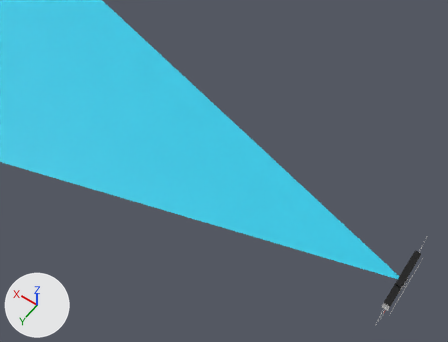
The glTF model assets/props/large_room/LargeProps_Bar.glb, before and after one commit.
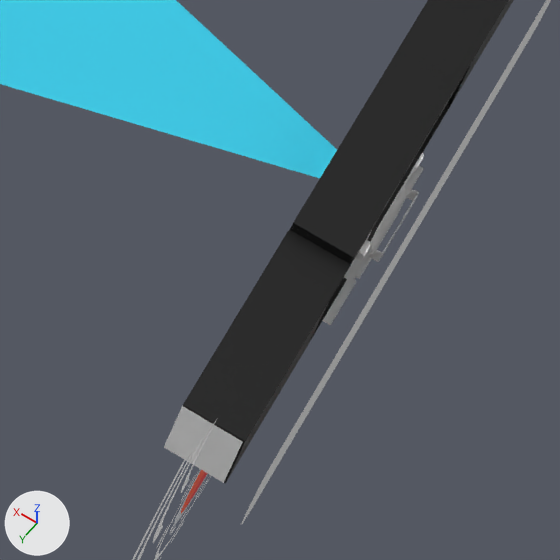
Each version appears first whole from a camera (50 mm lens) standing at (-9.91, 3.32, 6.4) and looking at (-7.34, -0.28, 0.75), and next in a close-up on the part from 81% to 94% of the width and 76% to 93% of the height. Arrows for +X, +Y and +Z are at lower left; the lights stay in place. Where no turn or scale is listed for an object, it has been applied to the vertices. Vertices at the same position are counted once.

Names of what the first close-up shows: 'LargeProps_Bar', 'Range_Bar', 'Shadow_Bar'.
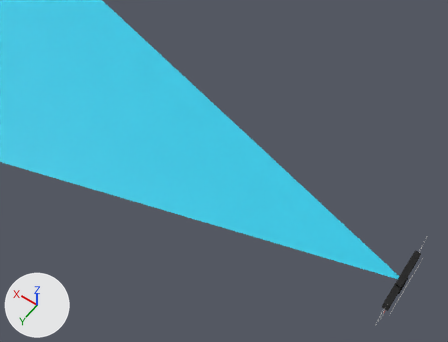
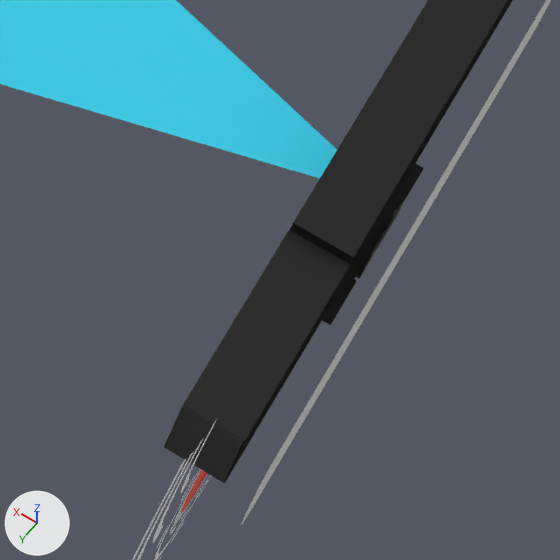
Changed parts and their boxes (x1, y1, x2, y2) in the close-ups (560 x 560 px):
'LargeProps_Bar', surface changed, reshaped (grey to black)
    both: (164, 0, 513, 483)
part 1 of me_largeprops_bar, deleted
    before: (297, 151, 424, 260)
part 2 of me_largeprops_bar, deleted
    before: (225, 0, 513, 483)
part 3 of me_largeprops_bar, surface changed
    both: (182, 0, 508, 442)
part 4 of me_largeprops_bar, recoloured (grey to black)
    both: (323, 166, 423, 325)
part 5 of me_largeprops_bar, recoloured (grey to black)
    both: (164, 406, 243, 483)

The change, as a diff of the scene's bpy script:
```diff
--- a/assets/props/large_room/LargeProps_Bar.glb.py
+++ b/assets/props/large_room/LargeProps_Bar.glb.py
@@ img_polycom_studio_usb @@
+img_polycom_studio_usb = load_image('Polycom-Studio-USB', '_unpacked/Polycom-Studio-USB', 1164, 311, 'sRGB')
@@ mat_polybaseblack_001 @@
 mat_polybaseblack_001 = principled_material('PolyBaseblack.001')
-mat_polybaseblack_001.base_color = (0.0, 0.0, 0.0)  # black #000000
+mat_polybaseblack_001.texture = img_polycom_studio_usb
@@ me_largeprops_bar @@
 # used by ob_largeprops_bar; location = (-9.648, 0.0, 0.986)
-me_largeprops_bar.from_pydata(...)  # 2607 vertices, 5112 faces; spans x -0.046..0.038, y -0.347..0.346, z -0.016..0.132
-me_largeprops_bar.materials.append(mat_polyglossblack_001)  # black #000000
-me_largeprops_bar.materials.append(mat_ss_001)  # white #ffffff
-me_largeprops_bar.materials.append(mat_lens_001)  # white #ffffff
-me_largeprops_bar.materials.append(mat_poly_001)  # white #e7e7e7
-me_largeprops_bar.materials.append(mat_back1_001)  # white #ffffff
-me_largeprops_bar.materials.append(mat_back2_001)  # white #ffffff
-me_largeprops_bar.materials.append(mat_white_002)  # grey #a2a2a2
-me_largeprops_bar.materials.append(mat_ports_001)  # white #e7e7e7
+me_largeprops_bar.from_pydata(...)  # 786 vertices, 1444 faces; spans x -0.037..0.038, y -0.347..0.346, z -0.016..0.132
+# me_largeprops_bar part 1: 22 loose pieces with 1280 vertices, spanning x -0.033..0.037, y -0.156..0.157, z 0.033..0.127, are deleted
+# me_largeprops_bar part 2: 541 vertices removed from x -0.046..0.014, y -0.346..0.345, z -0.016..0.132
+# me_largeprops_bar part 3: 1243 kept faces spanning x -0.037..0.038, y -0.347..0.346, z -0.016..0.132 get new texture (UV) coordinates
+# me_largeprops_bar part 4: 315 faces spanning x -0.037..0.015, y -0.107..0.107, z -0.016..0.027 switch from mat_stand_001 (white #ffffff) to mat_polybaseblack_001 (picture img_polycom_studio_usb)
+# me_largeprops_bar part 5: 8 faces spanning x -0.027..0.038, y -0.347..0.346, z 0.027..0.116 switch from mat_polysidespeaker_001 (white #ffffff) to mat_polybaseblack_001 (picture img_polycom_studio_usb)
```
